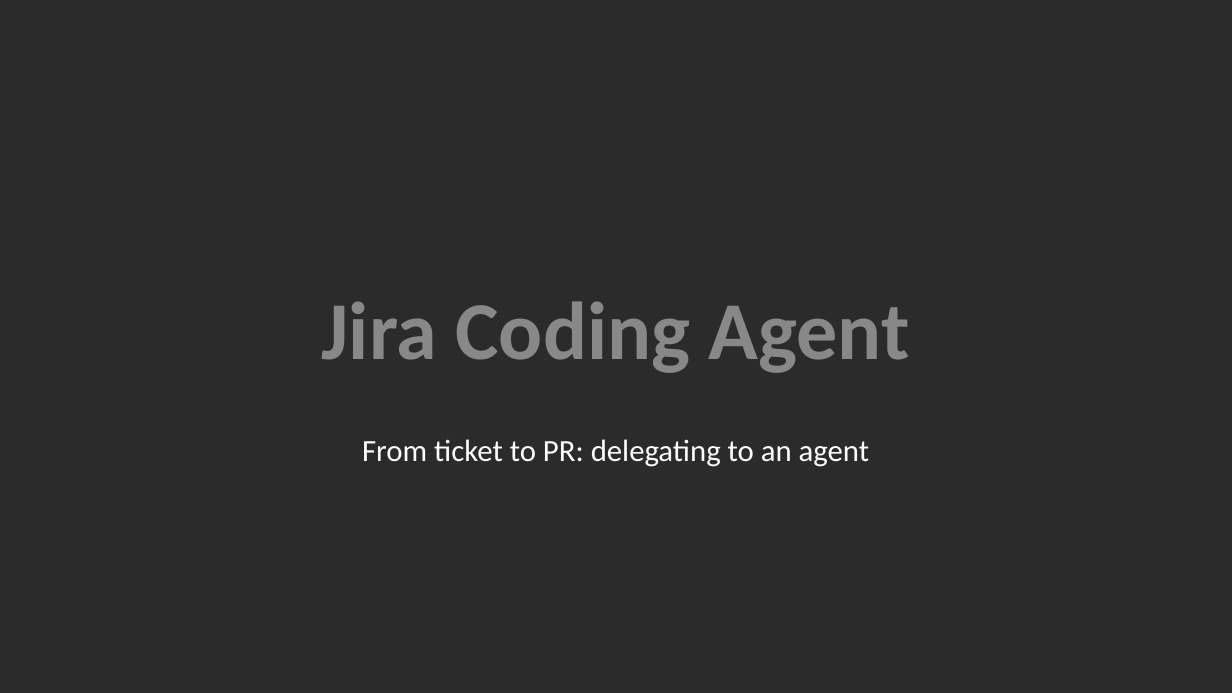
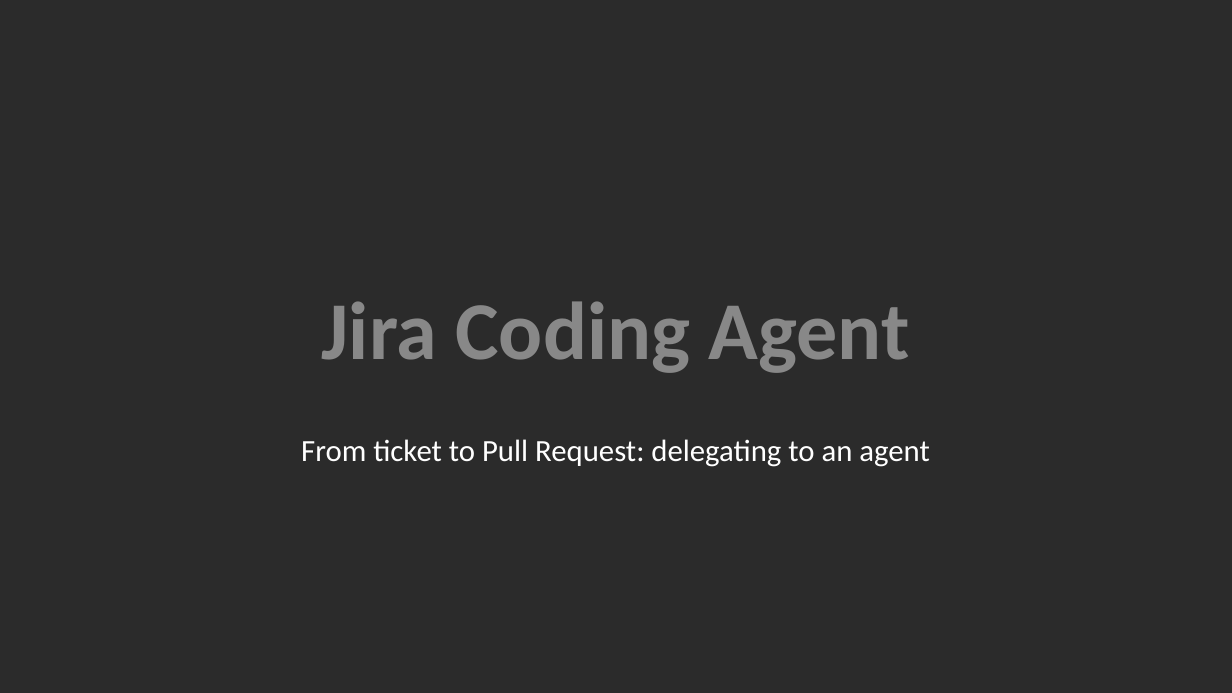
Before and after one commit to smsilva/wasp-agent, a slide deck: slide 2 of docs/presentations/2026-06-15-jira-coding-agent.pptx. Drawn at 1232x693 pixels with LibreOffice and Linux fonts; fonts in the diff are those of the drawing; background and template pictures are left out; a plain dark background stands for a picture behind light text. Boxes give left, top, right and bottom in pixels: in the first picture for what was removed or moved away, otherwise in the second. Text is boxed around its words. In the diff, an @@ line names an element or a change of style, - is before the commit and + after.

```diff
--- a/docs/presentations/2026-06-15-jira-coding-agent.pptx
+++ b/docs/presentations/2026-06-15-jira-coding-agent.pptx
@@ text at box(301, 439, 929, 467): text changed @@
-From ticket to PR: delegating to an agent
+From ticket to Pull Request: delegating to an agent
```
Also in this commit, not shown: 19 other slides changed.
